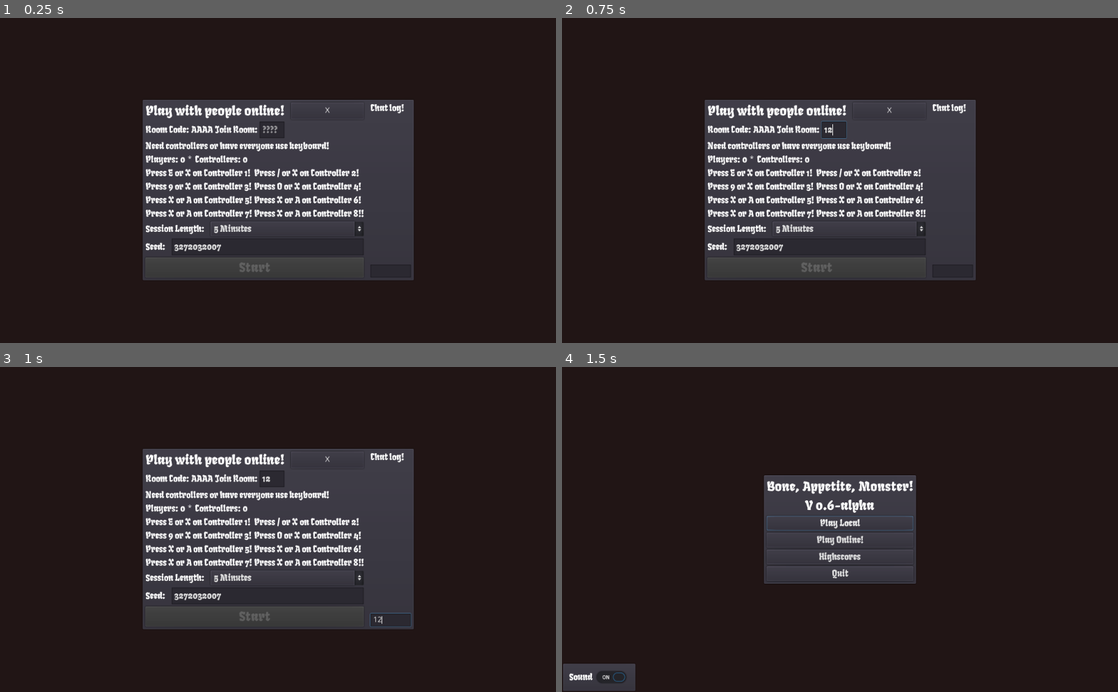
Above: before the commit, frames 1-4 (two rows, left to right).
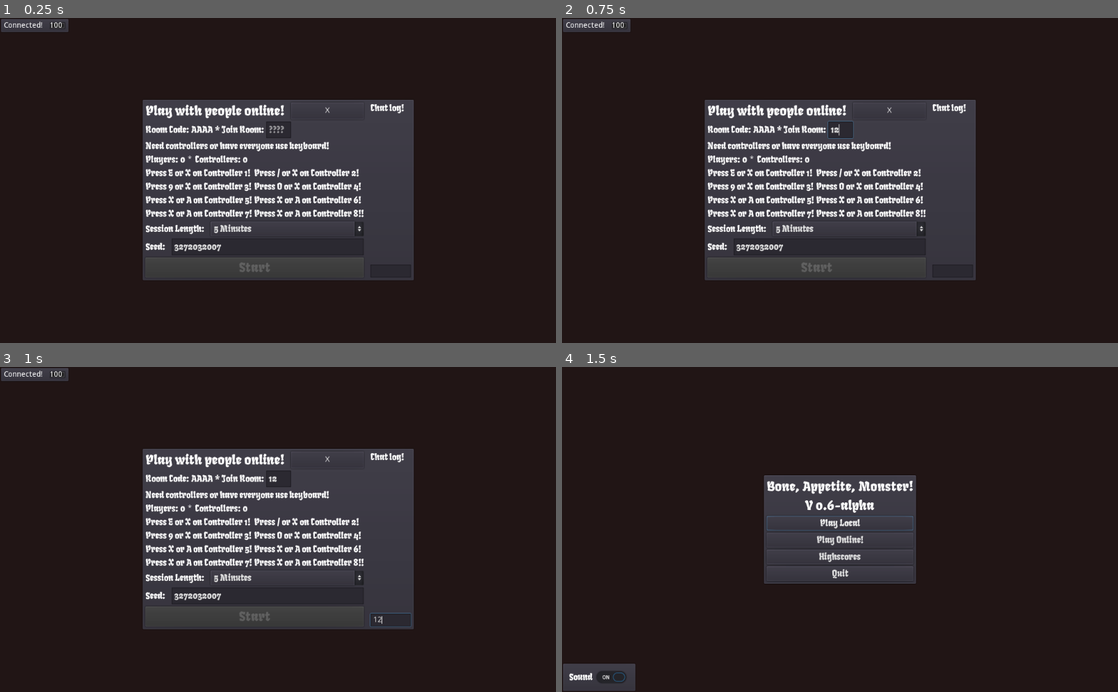
Above: after the commit, the same moments.

Repository: KaizNike/Bone--Appetite--Monster-
Game: Godot game, scene res://src/Scenes/OnlineStartup.tscn
Two runs of this game, one before a commit and one after it. Both use one fixed random seed, a clock stepped at 60 frames per second and the inputs below. This scene is started directly instead of the project's main scene.
Inputs (mouse positions are in pixels of both pictures, inside the frame that each line leads up to):
- Up to frame 1 (0.25 s): no input
- Up to frame 2 (0.75 s): click (834, 128) at 0.52 s; type "12" at 0.6 s
- Up to frame 3 (1 s): click (389, 620) at 0.75 s; type "12" at 0.83 s
- Up to frame 4 (1.5 s): click "X" at 1.25 s

The runs differ from the first frame. In frame 1, 0.7% of the frame differs, in the area x 0-53%, y 0-37%; in frame 2, 0.7%, in the area x 0-53%, y 0-38%; in frame 3, 0.7%; in frame 4, nothing differs.
Error before the commit: Invalid set index 'text' (on base: 'null instance') with value of type 'String'. (res://src/Scenes/OnlineStartup.gd:10)

Commit message:
A buncha work.

Diff:
--- /dev/null
+++ b/Project/src/Scenes/ChatLog.gd
@@ -0,0 +1,8 @@
+extends RichTextLabel
+
+func _ready():
+	Globals.connect("chat_recieved", self, "_update_log")
+	pass
+
+func _update_log(text):
+	text += "/n" + str(text)
--- /dev/null
+++ b/Project/src/Scenes/ConnectionContainer.gd
@@ -0,0 +1,13 @@
+extends PanelContainer
+
+var connecting = false
+var speed = 10
+
+func _physics_process(delta):
+	if connecting:
+		if $HSplitContainer/ConnectionTryingBar.value == 100:
+			$HSplitContainer/ConnectionTryingBar.value = 0
+		$HSplitContainer/ConnectionTryingBar.value += delta * speed
+	else:
+		$HSplitContainer/ConnectionTryingBar.value = 100
+		$HSplitContainer/Label.text = "Connected!"
--- a/Project/src/Scenes/LocalStartup.gd
+++ b/Project/src/Scenes/LocalStartup.gd
@@ -60,3 +60,8 @@
 	elif index == 4:
 		Globals.gameLength = 60*60
 	print(Globals.gameLength)
+
+
+func _on_SeedLineEdit_focus_entered():
+#	OS.show_virtual_keyboard($Control/PanelContainer/VBoxContainer/HSplitContainer4/SeedLineEdit.text)
+	pass # Replace with function body.
--- a/Project/src/Scenes/LocalStartup.tscn
+++ b/Project/src/Scenes/LocalStartup.tscn
@@ -312,4 +312,5 @@
 
 [connection signal="pressed" from="Control/PanelContainer/VBoxContainer/HSplitContainer/ReturnButton" to="." method="_on_ReturnButton_pressed"]
 [connection signal="item_selected" from="Control/PanelContainer/VBoxContainer/HSplitContainer3/OptionButton" to="." method="_on_OptionButton_item_selected"]
+[connection signal="focus_entered" from="Control/PanelContainer/VBoxContainer/HSplitContainer4/SeedLineEdit" to="." method="_on_SeedLineEdit_focus_entered"]
 [connection signal="pressed" from="Control/PanelContainer/VBoxContainer/StartButton" to="." method="_on_StartButton_pressed"]
--- a/Project/src/Scenes/Main Menu.gd
+++ b/Project/src/Scenes/Main Menu.gd
@@ -1,6 +1,12 @@
 extends Node
 
 func _ready():
+	for i in range(OS.get_cmdline_args().size()):
+		match OS.get_cmdline_args()[i]:
+			"--server":
+				Globals.is_server = true
+				get_tree().change_scene("res://src/Scenes/Server.tscn")
+
 	$Control/PanelContainer/VBoxContainer/VersionLabel.text = "V " + str(Globals.version[0]) + "." + str(Globals.version[1]) + str(Globals.version[2])
 	$Control/PanelContainer/VBoxContainer/VersionLabel.hint_tooltip = Globals.versonInfo
 	$Control/PanelContainer/VBoxContainer/LocalPlayButton.grab_focus()
--- /dev/null
+++ b/Project/src/Scenes/MainMultiplayer.gd
@@ -0,0 +1,25 @@
+extends Spatial
+
+export(PackedScene) var playerTest
+
+func _ready():
+	if Globals.playersReady.size() == 0:
+		print("That was weird!")
+		get_tree().change_scene("res://src/Scenes/Main Menu.tscn")
+	var index = 1
+	for player in Globals.playersReady:
+		if player:
+			var instance = playerTest.instance()
+			instance.player = index
+			if index == 1:
+				instance.translation = $Positions/Position1.translation
+			if index == 2:
+				instance.translation = $Positions/Position2.translation
+			if index == 3:
+				instance.translation = $Positions/Position3.translation
+			if index == 4:
+				instance.translation = $Positions/Position4.translation
+			$Players.add_child(instance)
+
+		index += 1
+		pass
--- /dev/null
+++ b/Project/src/Scenes/MainMultiplayer.tscn
@@ -0,0 +1,42 @@
+[gd_scene load_steps=4 format=2]
+
+[ext_resource path="res://src/Scenes/MainMultiplayer.gd" type="Script" id=1]
+[ext_resource path="res://src/UI/GameUI.tscn" type="PackedScene" id=3]
+
+[sub_resource type="SpatialMaterial" id=1]
+albedo_color = Color( 0.129412, 0.615686, 0.184314, 1 )
+
+[node name="Main" type="Spatial"]
+script = ExtResource( 1 )
+
+[node name="Players" type="Spatial" parent="."]
+transform = Transform( 1, 0, 0, 0, 1, 0, 0, 0, 1, 0, 2.72723, 0 )
+
+[node name="CSGCylinder" type="CSGCylinder" parent="."]
+radius = 12.7835
+
+[node name="Camera" type="Camera" parent="."]
+transform = Transform( 1, 0, 0, 0, 0.758953, 0.651145, 0, -0.651145, 0.758953, 0, 14.0885, 17.2178 )
+
+[node name="Positions" type="Node" parent="."]
+
+[node name="Position1" type="Position3D" parent="Positions"]
+transform = Transform( 1, 0, 0, 0, 1, 0, 0, 0, 1, -10, 4, -10 )
+
+[node name="Position2" type="Position3D" parent="Positions"]
+transform = Transform( 1, 0, 0, 0, 1, 0, 0, 0, 1, 10, 4, -10 )
+
+[node name="Position3" type="Position3D" parent="Positions"]
+transform = Transform( 1, 0, 0, 0, 1, 0, 0, 0, 1, 10, 4, 10 )
+
+[node name="Position4" type="Position3D" parent="Positions"]
+transform = Transform( 1, 0, 0, 0, 1, 0, 0, 0, 1, -10, 4, 10 )
+
+[node name="UtilityUI" parent="." instance=ExtResource( 3 )]
+
+[node name="CSGBox" type="CSGBox" parent="."]
+use_collision = true
+width = 85.0
+height = 0.5
+depth = 85.0
+material = SubResource( 1 )
--- /dev/null
+++ b/Project/src/Scenes/NetworkManager.tscn
@@ -0,0 +1,6 @@
+[gd_scene load_steps=2 format=2]
+
+[ext_resource path="res://src/AutoLoad/NetworkManager.gd" type="Script" id=1]
+
+[node name="NetworkManager" type="Node"]
+script = ExtResource( 1 )
--- /dev/null
+++ b/Project/src/Scenes/OnlineIntermiediary.gd
@@ -0,0 +1,31 @@
+extends Node
+
+
+func _ready():
+	var peer = NetworkedMultiplayerENet.new()
+	var error = peer.create_client(Globals.SERVER_IP, Globals.SERVER_PORT)
+	if error != OK:
+		print(error)
+		$Timer.start()
+		pass
+	else:
+		get_tree().network_peer = peer
+	$Control/PanelContainer/VBoxContainer/ReturnButton.grab_focus()
+
+
+func _connected():
+	$ConnectionContainer.connecting = false
+
+func _is_connecting():
+	$ConnectionContainer.connecting = true
+
+
+func _on_ReturnButton_pressed():
+	get_tree().change_scene("res://src/Scenes/Main Menu.tscn")
+
+
+func _on_Timer_timeout():
+	var peer = NetworkedMultiplayerENet.new()
+	var error = peer.create_client(Globals.SERVER_IP, Globals.SERVER_PORT)
+	get_tree().network_peer = peer
+	pass # Replace with function body.
--- /dev/null
+++ b/Project/src/Scenes/OnlineIntermiediary.tscn
@@ -0,0 +1,84 @@
+[gd_scene load_steps=6 format=2]
+
+[ext_resource path="res://src/UI/resources/CanvasLayerColorBack.tscn" type="PackedScene" id=1]
+[ext_resource path="res://src/Scenes/OnlineIntermiediary.gd" type="Script" id=2]
+[ext_resource path="res://src/Resources/Header 1.tres" type="Theme" id=3]
+[ext_resource path="res://src/Resources/Normal Font.tres" type="Theme" id=4]
+[ext_resource path="res://src/UI/ConnectionContainer.tscn" type="PackedScene" id=5]
+
+[node name="OnlineIntermiediary" type="Node"]
+script = ExtResource( 2 )
+
+[node name="Background" parent="." instance=ExtResource( 1 )]
+
+[node name="Control" type="Control" parent="."]
+anchor_right = 1.0
+anchor_bottom = 1.0
+__meta__ = {
+"_edit_use_anchors_": false
+}
+
+[node name="PanelContainer" type="PanelContainer" parent="Control"]
+anchor_left = 0.5
+anchor_top = 0.5
+anchor_right = 0.5
+anchor_bottom = 0.5
+margin_left = -52.5
+margin_top = -94.0
+margin_right = 52.5
+margin_bottom = 94.0
+__meta__ = {
+"_edit_use_anchors_": false
+}
+
+[node name="VBoxContainer" type="VBoxContainer" parent="Control/PanelContainer"]
+margin_left = 7.0
+margin_top = 7.0
+margin_right = 98.0
+margin_bottom = 212.0
+
+[node name="ReturnButton" type="Button" parent="Control/PanelContainer/VBoxContainer"]
+margin_right = 91.0
+margin_bottom = 27.0
+theme = ExtResource( 4 )
+text = "Return"
+
+[node name="Label" type="Label" parent="Control/PanelContainer/VBoxContainer"]
+margin_top = 31.0
+margin_right = 91.0
+margin_bottom = 62.0
+theme = ExtResource( 3 )
+text = "Options:"
+
+[node name="HostButton" type="Button" parent="Control/PanelContainer/VBoxContainer"]
+margin_top = 66.0
+margin_right = 91.0
+margin_bottom = 116.0
+rect_min_size = Vector2( 60, 50 )
+theme = ExtResource( 4 )
+disabled = true
+text = "Host!"
+
+[node name="JoinButton" type="Button" parent="Control/PanelContainer/VBoxContainer"]
+margin_top = 120.0
+margin_right = 91.0
+margin_bottom = 170.0
+rect_min_size = Vector2( 60, 50 )
+theme = ExtResource( 4 )
+disabled = true
+text = "Join!"
+
+[node name="LineEdit" type="LineEdit" parent="Control/PanelContainer/VBoxContainer"]
+margin_top = 174.0
+margin_right = 91.0
+margin_bottom = 205.0
+theme = ExtResource( 4 )
+placeholder_text = "AAAA"
+
+[node name="ConnectionContainer" parent="." instance=ExtResource( 5 )]
+
+[node name="Timer" type="Timer" parent="."]
+wait_time = 4.0
+
+[connection signal="pressed" from="Control/PanelContainer/VBoxContainer/ReturnButton" to="." method="_on_ReturnButton_pressed"]
+[connection signal="timeout" from="Timer" to="." method="_on_Timer_timeout"]
--- a/Project/src/Scenes/OnlineStartup.gd
+++ b/Project/src/Scenes/OnlineStartup.gd
@@ -4,28 +4,38 @@
 var playersReady = []
 var firstGrab = true
 
+onready var controllerNum = $Control/PanelContainer/HSplitContainer/VBoxContainer/HSplitContainer2/ControllersNum
+onready var startButton = get_node("Control/PanelContainer/HSplitContainer/VBoxContainer/StartButton")
+
 func _ready():
+#	var MAX_PLAYERS = Globals.MAX_PLAYERS
+
+	var peer = NetworkedMultiplayerENet.new()
+	peer.create_client(Globals.SERVER_IP, Globals.SERVER_PORT)
+	get_tree().network_peer = peer
+	print(get_tree().is_network_server())
+	print(get_tree().get_network_peer())
 	Globals.connect("lobby_players_updated", self,"_on_players_updated")
 	Input.connect("joy_connection_changed",self,"_controllers_changed")
-	$Control/PanelContainer/VBoxContainer/HSplitContainer2/ControllersNum.text = str(Input.get_connected_joypads().size())
+	controllerNum.text = str(Input.get_connected_joypads().size())
 
 func _input(event):
 	if event.is_action_pressed("ui_down") and players > 0 and firstGrab:
 		firstGrab = false
-		$Control/PanelContainer/VBoxContainer/HSplitContainer3/OptionButton.grab_focus()
+		$Control/PanelContainer/HSplitContainer/VBoxContainer/HSplitContainer3/OptionButton.grab_focus()
 	pass
 
 func _on_players_updated(array):
-	$Control/PanelContainer/VBoxContainer/StartButton.disabled = false
+	startButton.disabled = false
 	players = 0
 	playersReady = array
 	for x in array:
 		if x:
 			players += 1
-	$Control/PanelContainer/VBoxContainer/HSplitContainer2/PlayerNum.text = str(players)
+	$Control/PanelContainer/HSplitContainer/VBoxContainer/HSplitContainer2/PlayerNum.text = str(players)
 
 func _controllers_changed(device, connected):
-	$Control/PanelContainer/VBoxContainer/HSplitContainer2/ControllersNum.text = str(Input.get_connected_joypads().size())
+	controllerNum.text = str(Input.get_connected_joypads().size())
 
 
 func _on_ReturnButton_pressed():
@@ -35,7 +45,7 @@
 
 func _on_StartButton_pressed():
 	Globals.playersReady = playersReady
-	Globals.Seed = int($Control/PanelContainer/VBoxContainer/HSplitContainer4/SeedLineEdit.text)
+	Globals.Seed = int($Control/PanelContainer/HSplitContainer/VBoxContainer/HSplitContainer4/SeedLineEdit.text)
 	print(Globals.Seed)
 	get_tree().change_scene("res://src/Scenes/Main.tscn")
 	pass # Replace with function body.
--- a/Project/src/Scenes/OnlineStartup.tscn
+++ b/Project/src/Scenes/OnlineStartup.tscn
@@ -8,6 +8,8 @@
 [ext_resource path="res://src/Scenes/OnlineStartup.gd" type="Script" id=6]
 [ext_resource path="res://src/Scenes/OptionButton.gd" type="Script" id=7]
 [ext_resource path="res://src/Scenes/SeedLineEdit.gd" type="Script" id=8]
+[ext_resource path="res://src/Scenes/ChatLog.gd" type="Script" id=9]
+[ext_resource path="res://src/UI/ConnectionContainer.tscn" type="PackedScene" id=10]
 
 [node name="OnlineStartup" type="Node"]
 script = ExtResource( 6 )
@@ -84,17 +86,25 @@
 theme = ExtResource( 3 )
 text = "AAAA"
 
+[node name="Divider" type="Label" parent="Control/PanelContainer/HSplitContainer/VBoxContainer/HBoxContainer"]
+margin_left = 128.0
+margin_top = 5.0
+margin_right = 136.0
+margin_bottom = 26.0
+theme = ExtResource( 3 )
+text = "*"
+
 [node name="Label3" type="Label" parent="Control/PanelContainer/HSplitContainer/VBoxContainer/HBoxContainer"]
-margin_left = 128.0
-margin_top = 5.0
-margin_right = 206.0
+margin_left = 140.0
+margin_top = 5.0
+margin_right = 218.0
 margin_bottom = 26.0
 theme = ExtResource( 3 )
 text = "Join Room:"
 
 [node name="JoinRoomCode" type="LineEdit" parent="Control/PanelContainer/HSplitContainer/VBoxContainer/HBoxContainer"]
-margin_left = 210.0
-margin_right = 256.0
+margin_left = 222.0
+margin_right = 268.0
 margin_bottom = 31.0
 theme = ExtResource( 3 )
 placeholder_text = "????"
@@ -357,17 +367,20 @@
 margin_right = 489.0
 margin_bottom = 323.0
 
-[node name="RichTextLabel" type="RichTextLabel" parent="Control/PanelContainer/HSplitContainer/VBoxContainer2"]
+[node name="ChatLog" type="RichTextLabel" parent="Control/PanelContainer/HSplitContainer/VBoxContainer2"]
 margin_right = 75.0
 margin_bottom = 295.0
 size_flags_vertical = 3
 theme = ExtResource( 3 )
 text = "Chat log!"
+script = ExtResource( 9 )
 
 [node name="LineEdit" type="LineEdit" parent="Control/PanelContainer/HSplitContainer/VBoxContainer2"]
 margin_top = 299.0
 margin_right = 75.0
 margin_bottom = 323.0
+
+[node name="ConnectionContainer" parent="." instance=ExtResource( 10 )]
 
 [connection signal="pressed" from="Control/PanelContainer/HSplitContainer/VBoxContainer/HSplitContainer/ReturnButton" to="." method="_on_ReturnButton_pressed"]
 [connection signal="text_entered" from="Control/PanelContainer/HSplitContainer/VBoxContainer/HBoxContainer/JoinRoomCode" to="." method="_on_JoinRoomCode_text_entered"]
--- a/Project/src/Scenes/SeedLineEdit.gd
+++ b/Project/src/Scenes/SeedLineEdit.gd
@@ -3,3 +3,7 @@
 func _ready():
 	randomize()
 	text = str(randi())
+
+func _unhandled_input(event):
+	if has_focus() and event.is_action_pressed("action_key"):
+		text = str(randi())
--- /dev/null
+++ b/Project/src/Scenes/Server.gd
@@ -0,0 +1,33 @@
+extends Node
+
+var rooms = []
+
+func _ready():
+	var SERVER_PORT = Globals.SERVER_PORT
+	var MAX_PLAYERS = Globals.MAX_PLAYERS
+	if Globals.is_server:
+		var peer = NetworkedMultiplayerENet.new()
+		peer.create_server(SERVER_PORT, MAX_PLAYERS)
+		get_tree().network_peer = peer
+		$Control/CenterContainer/VBoxContainer/Status.text = "Running."
+
+remote func add_room(key) -> bool:
+	if rooms.has(key):
+		return false
+	else:
+		rooms.push_front(key)
+		return true
+
+remote func remove_room(key) -> bool:
+	if rooms.has(key):
+		var find = rooms.find(key)
+		rooms.remove(find)
+		return true
+	else:
+		return false
+
+remote func check_for_room(key) -> bool:
+	if rooms.has(key):
+		return true
+	else:
+		return false
--- /dev/null
+++ b/Project/src/Scenes/Server.tscn
@@ -0,0 +1,64 @@
+[gd_scene load_steps=2 format=2]
+
+[ext_resource path="res://src/Scenes/Server.gd" type="Script" id=1]
+
+[node name="Server" type="Node"]
+script = ExtResource( 1 )
+
+[node name="CanvasLayer" type="CanvasLayer" parent="."]
+layer = -5
+
+[node name="ColorRect" type="ColorRect" parent="CanvasLayer"]
+anchor_right = 1.0
+anchor_bottom = 1.0
+color = Color( 0, 0, 0, 1 )
+__meta__ = {
+"_edit_use_anchors_": false
+}
+
+[node name="Control" type="Control" parent="."]
+anchor_right = 1.0
+anchor_bottom = 1.0
+__meta__ = {
+"_edit_use_anchors_": false
+}
+
+[node name="CenterContainer" type="CenterContainer" parent="Control"]
+anchor_right = 1.0
+anchor_bottom = 1.0
+
+[node name="VBoxContainer" type="VBoxContainer" parent="Control/CenterContainer"]
+margin_left = 405.0
+margin_top = 225.0
+margin_right = 619.0
+margin_bottom = 375.0
+
+[node name="Status" type="Label" parent="Control/CenterContainer/VBoxContainer"]
+margin_right = 214.0
+margin_bottom = 14.0
+text = "Weird."
+align = 1
+
+[node name="PanelContainer" type="PanelContainer" parent="Control/CenterContainer/VBoxContainer"]
+margin_top = 18.0
+margin_right = 214.0
+margin_bottom = 82.0
+
+[node name="Rooms" type="RichTextLabel" parent="Control/CenterContainer/VBoxContainer/PanelContainer"]
+margin_left = 7.0
+margin_top = 7.0
+margin_right = 207.0
+margin_bottom = 57.0
+rect_min_size = Vector2( 200, 50 )
+
+[node name="PanelContainer2" type="PanelContainer" parent="Control/CenterContainer/VBoxContainer"]
+margin_top = 86.0
+margin_right = 214.0
+margin_bottom = 150.0
+
+[node name="Scores" type="RichTextLabel" parent="Control/CenterContainer/VBoxContainer/PanelContainer2"]
+margin_left = 7.0
+margin_top = 7.0
+margin_right = 207.0
+margin_bottom = 57.0
+rect_min_size = Vector2( 0, 50 )
--- a/Project/src/Scripts/Globals.gd
+++ b/Project/src/Scripts/Globals.gd
@@ -4,9 +4,16 @@
 var versonInfo = "Timer and music!"
 var gameLength = 60 * 5
 var Seed = 0
+var is_server = false
+
+
+const SERVER_IP = "127.0.0.1"
+const SERVER_PORT = 3332
+const MAX_PLAYERS = 1000
 
 signal music_changed(value)
 signal time_ran_out()
+signal chat_recieved(text)
 
 signal lobby_players_updated(array)
 
--- /dev/null
+++ b/Project/src/UI/ConnectionContainer.tscn
@@ -0,0 +1,28 @@
+[gd_scene load_steps=2 format=2]
+
+[ext_resource path="res://src/Scenes/ConnectionContainer.gd" type="Script" id=1]
+
+[node name="ConnectionContainer" type="PanelContainer"]
+margin_right = 14.0
+margin_bottom = 14.0
+script = ExtResource( 1 )
+__meta__ = {
+"_edit_use_anchors_": false
+}
+
+[node name="HSplitContainer" type="HSplitContainer" parent="."]
+margin_left = 7.0
+margin_top = 7.0
+margin_right = 132.0
+margin_bottom = 21.0
+
+[node name="Label" type="Label" parent="HSplitContainer"]
+margin_right = 83.0
+margin_bottom = 14.0
+text = "Connecting..."
+
+[node name="ConnectionTryingBar" type="ProgressBar" parent="HSplitContainer"]
+margin_left = 95.0
+margin_right = 125.0
+margin_bottom = 14.0
+rect_min_size = Vector2( 30, 0 )
--- a/Project/src/UI/resources/CanvasLayerColorBack.tscn
+++ b/Project/src/UI/resources/CanvasLayerColorBack.tscn
@@ -1,6 +1,6 @@
 [gd_scene format=2]
 
-[node name="CanvasLayer" type="CanvasLayer"]
+[node name="Background" type="CanvasLayer"]
 layer = -5
 
 [node name="ColorRect" type="ColorRect" parent="."]
Not shown: 1 places in Project/src/Scenes/OnlineStartup.tscn that only renumber resources
